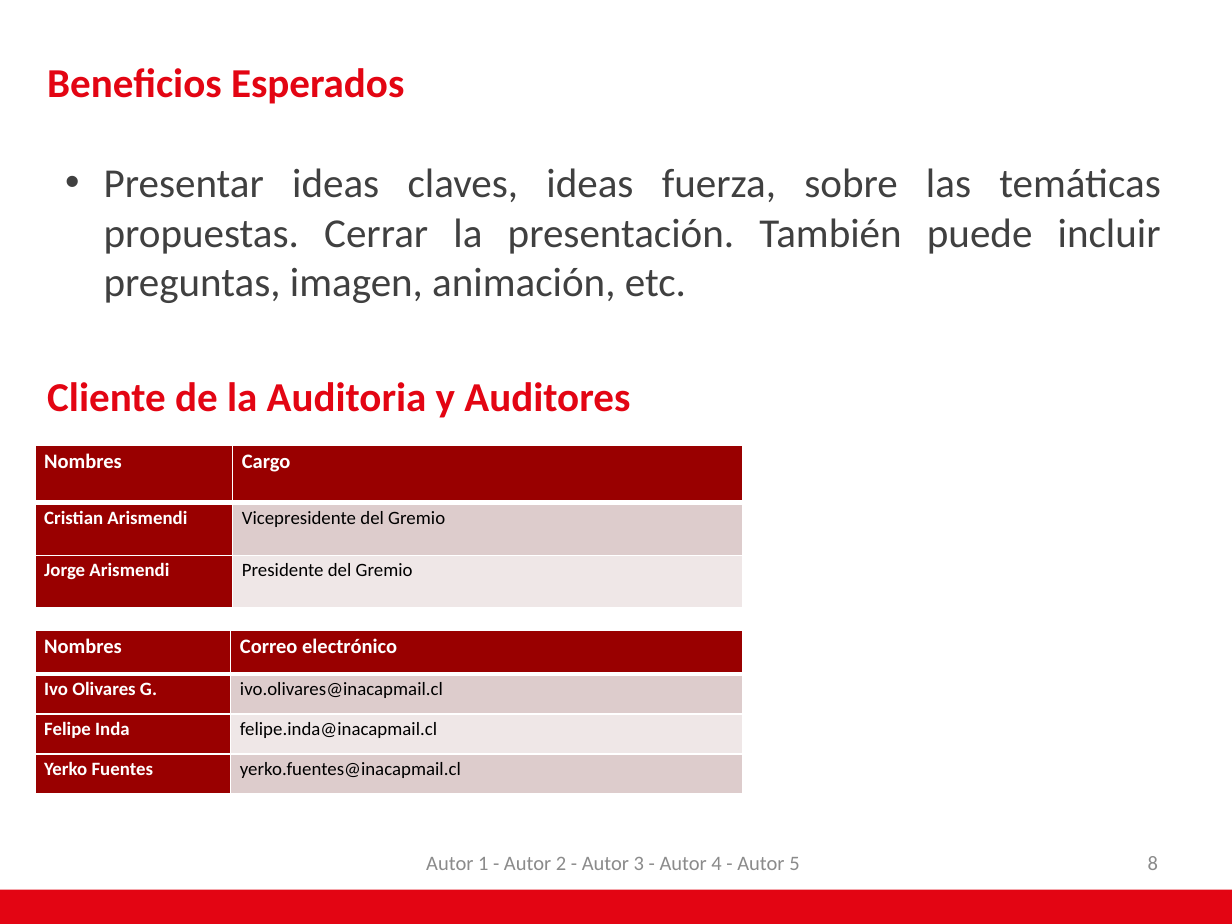
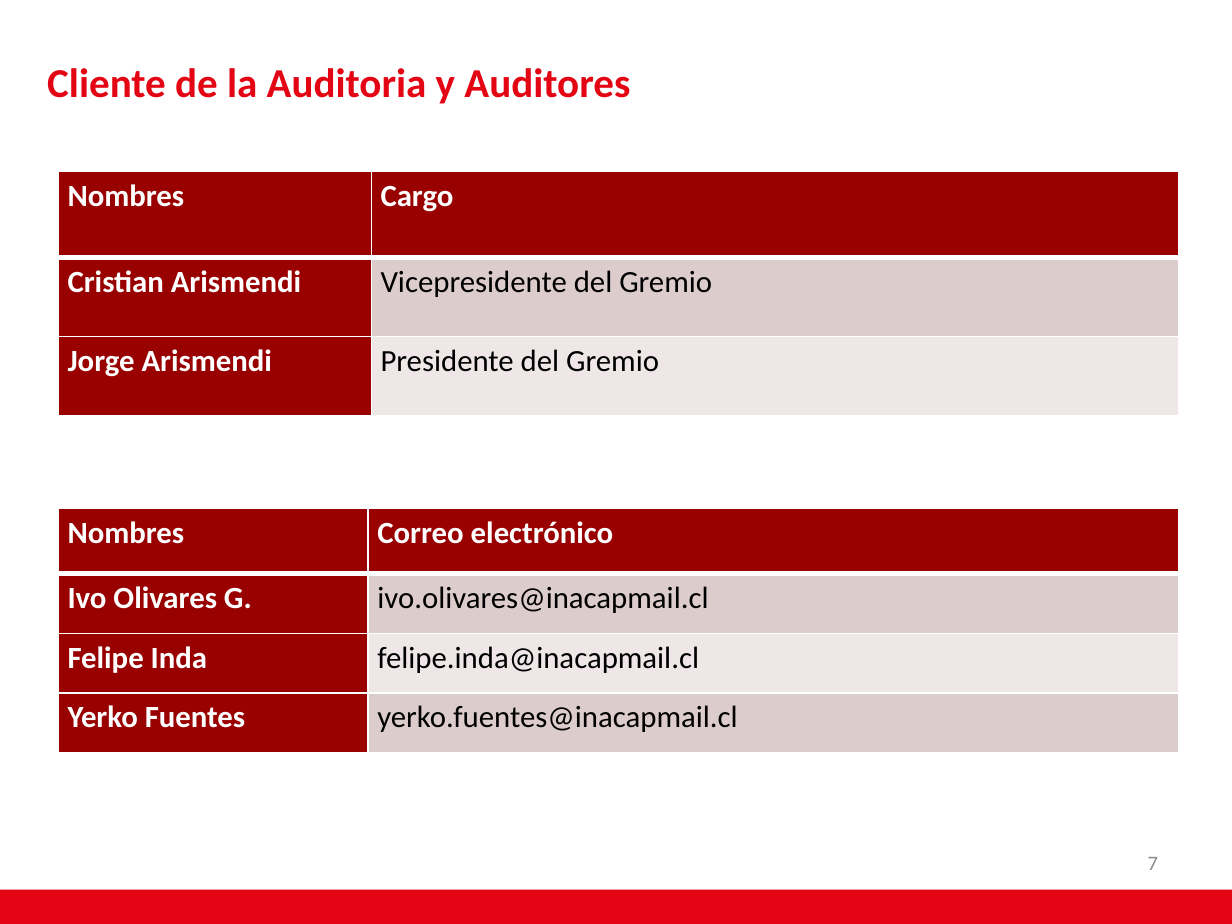
Before and after one commit to AdNNNN/inacap.2019, a slide deck: slide 7 of trabajos.inacap.2019/Seguridad y auditoria informática/Unidad 3/Planilla Editable.pptx (slide 8 before the commit). Drawn at 1232x924 pixels with LibreOffice and Linux fonts; fonts in the diff are those of the drawing; background and template pictures are left out. Boxes give left, top, right and bottom in pixels: in the first picture for what was removed or moved away, otherwise in the second. Text is boxed around its words. In the diff, an @@ line names an element or a change of style, - is before the commit and + after.

```diff
--- a/trabajos.inacap.2019/Seguridad y auditoria informática/Unidad 3/Planilla Editable.pptx
+++ b/trabajos.inacap.2019/Seguridad y auditoria informática/Unidad 3/Planilla Editable.pptx
@@ title at <box>47,68,630,104</box>: text changed @@
-Beneficios Esperados
+Cliente de la Auditoria y Auditores
@@ table at <box>58,171,1179,415</box> @@
@@ size 12 to 18 pt in "Nombres", "Cargo" @@
@@ size 11 to 18 pt in "Cristian Arismendi", "Vicepresidente del Gremio", "Jorge Arismendi", "Presidente del Gremio" @@
@@ table: place and size @@
-table at <box>34,445,743,607</box>
+table at <box>58,171,1179,415</box>
@@ text removed at <box>104,168,1161,303</box> @@
-• Presentar ideas claves, ideas fuerza, sobre las temáticas propuestas. Cerrar la presentación. También puede incluir preguntas, imagen, animación, etc.
@@ text removed at <box>47,382,630,418</box> @@
-Cliente de la Auditoria y Auditores
@@ table at <box>58,509,1179,753</box> @@
@@ size 12 to 18 pt in "Nombres", "Correo electrónico" @@
@@ size 11 to 18 pt in "Ivo Olivares G.", "ivo.olivares@inacapmail.cl", "Felipe Inda", "felipe.inda@inacapmail.cl" and 2 more places @@
@@ table: place and size @@
-table at <box>34,631,743,793</box>
+table at <box>58,509,1179,753</box>
@@ text removed at <box>426,857,799,870</box> @@
-Autor 1 - Autor 2 - Autor 3 - Autor 4 - Autor 5
@@ page number at <box>1148,857,1158,870</box>: text changed @@
-8
+7
```
Also in this commit, not shown: 2 other slides changed, 10 slides added, 6 slides removed, 12 other files.
